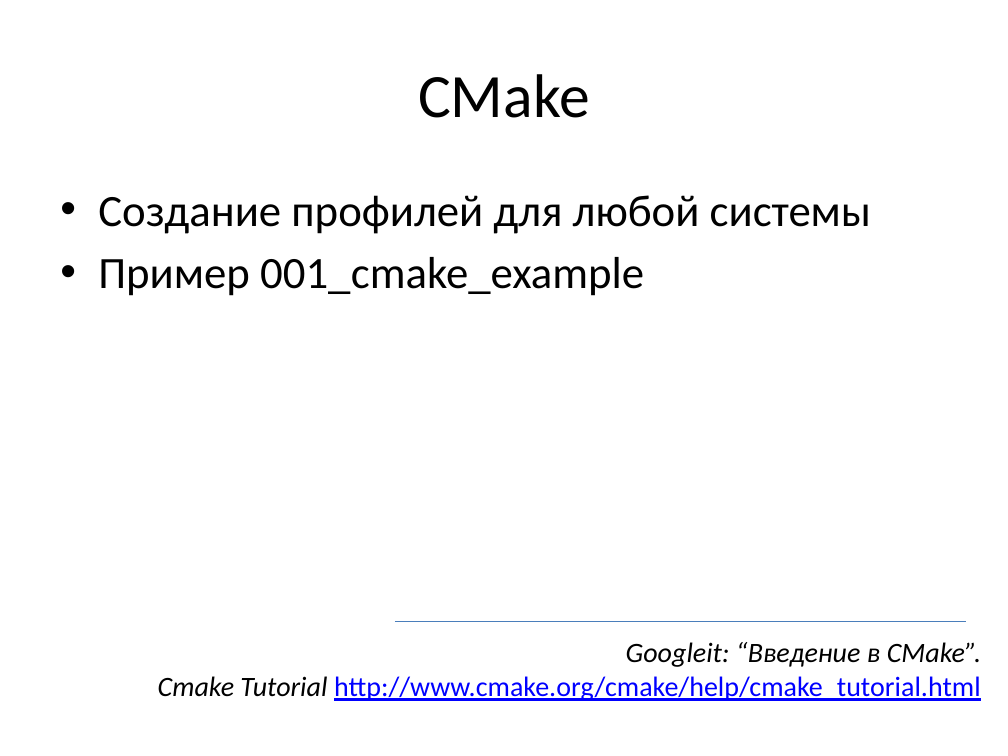
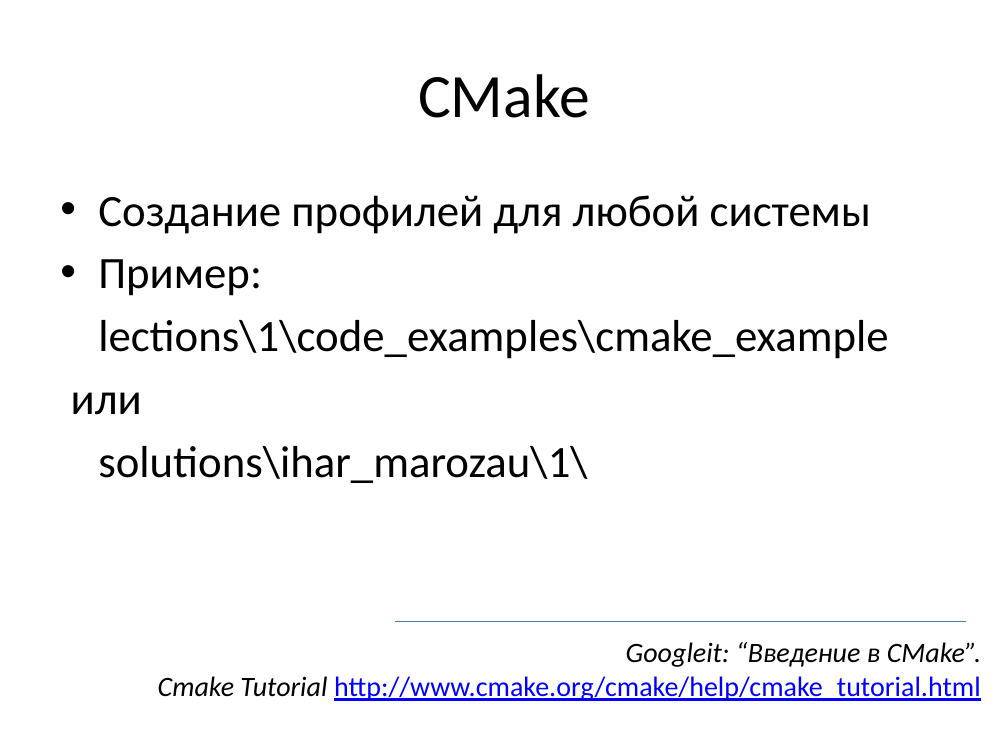
Before and after one commit to marozau/cpp_craft_0314, a slide deck: slide 7 of lections/1/cpp_craft_intro.pptx. Drawn at 1008x756 pixels with LibreOffice and Linux fonts; fonts in the diff are those of the drawing. Boxes give left, top, right and bottom in pixels: in the first picture for what was removed or moved away, otherwise in the second. Text is boxed around its words. In the diff, an @@ line names an element or a change of style, - is before the commit and + after.

Commit message:
updated intro

```diff
--- a/lections/1/cpp_craft_intro.pptx
+++ b/lections/1/cpp_craft_intro.pptx
@@ text at (x1=71, y1=259, x2=888, y2=483): text changed @@
-• Пример 001_cmake_example
+• Пример:
+lections\1\code_examples\cmake_example
+или
+solutions\ihar_marozau\1\
```
